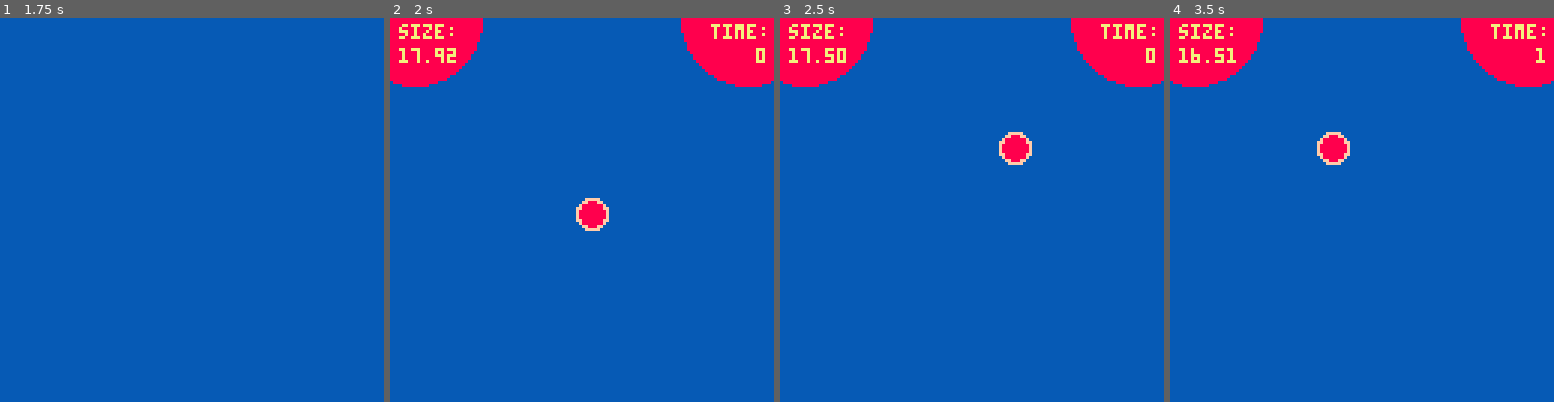
Above: before the commit, frames 1-4 (left to right).
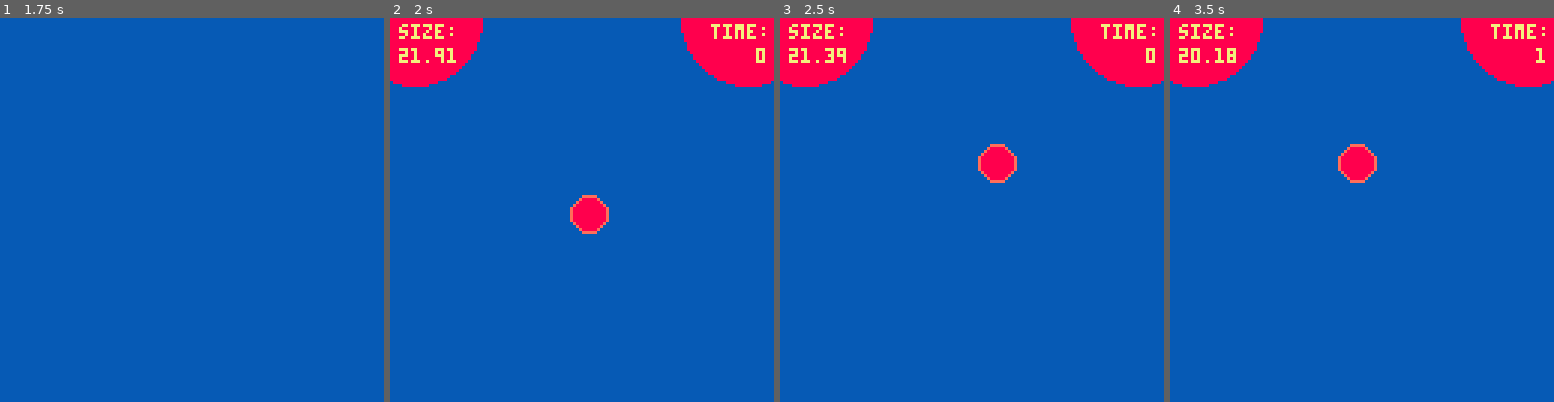
Above: after the commit, the same moments.

Repository: acmcpheron02/beeg
Game: PICO-8 cartridge main.p8
Same seed, same stepped clock (60 frames per second), same inputs: the game is played once before the commit and once after it.
Inputs:
- Up to frame 1 (1.75 s): tap X (X key) at 0.33, 1.07 s; hold Right from 1.6 s (still down)
- Up to frame 2 (2 s): keep holding Right; tap X (X key) at 1.85 s
- Up to frame 3 (2.5 s): release Right at 2.1 s; hold Up 2.15-2.42 s; hold Right from 2.47 s (still down)
- Up to frame 4 (3.5 s): tap X (X key) at 2.97 s; release Right at 3.03 s; hold Left from 3.08 s (still down)

Frame 1 is identical in both runs. In frame 2, 0.6% of the frame differs, in the area x 2-58%, y 7-57%; in frame 3, 1.3%; in frame 4, 1.5%, in the area x 2-54%, y 7-43%.

Commit message:
misc aesthetic changes

Diff:
--- a/main.p8
+++ b/main.p8
@@ -133,11 +133,11 @@
 end
 
 function gameover_draw()
-  print("game over!", cam.posx + 48, cam.posy+26, 7)
+  print("game over", cam.posx + 48, cam.posy+26, 7)
   print("YOU AREN'T", cam.posx + 48, cam.posy+50, 7)
   print("beeg", cam.posx + 60, cam.posy+60, 8)
   print("ENOUGH TO CONTINUE!", cam.posx +28 , cam.posy+70, 7)
-  print("press x to try again!", cam.posx +28 , cam.posy+94, 7)
+  print("press x to try again", cam.posx +28 , cam.posy+94, 7)
 end
 
 function direction_control ()
@@ -226,7 +226,7 @@
   p.dy = 0
   p.x_speed = 0
   p.y_speed = 0
-  p.mass = 18.0
+  p.mass = 22
   p.base_accel = 0.55
   p.base_friction = .45
   p.base_mass = 20
@@ -281,7 +281,7 @@
     if p.dx != 0 then psprite = p.anim["side"] end
     if p.dy > 0 then psprite = p.anim["down"] end
     if p.dy < 0 then psprite = p.anim["up"] end
-    ovalfill(p.x-p.size-1, p.y-p.size-1, p.x+p.w+p.size+1, p.y+p.h+p.size+1, 15)
+    ovalfill(p.x-p.size-1, p.y-p.size-1, p.x+p.w+p.size+1, p.y+p.h+p.size+1, 5)
     ovalfill(p.x-p.size, p.y-p.size, p.x+p.w+p.size, p.y+p.h+p.size, 8)
     sspr(psprite[1], psprite[2], psprite[3], psprite[4], p.x, p.y, psprite[3], psprite[4], p.xFlipped)
   end
